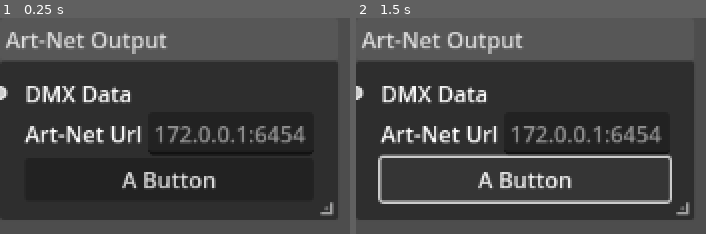
Above: before the commit, frames 1-2 (left to right).
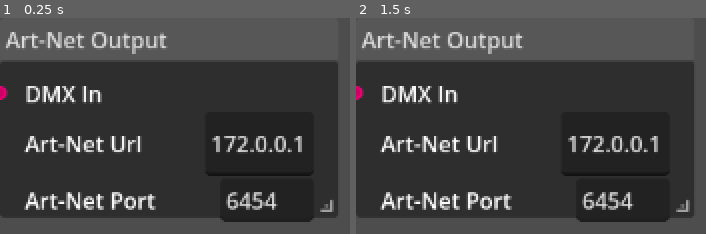
Above: after the commit, the same moments.

Repository: SpectrumPro/Spectrum
Game: Godot game, scene res://Nodes/ART_NET_output.tscn
Two runs of this game, one before a commit and one after it. Both use one fixed random seed, a clock stepped at 60 frames per second and the inputs below. This scene is started directly instead of the project's main scene.
Inputs (mouse positions are in pixels of both pictures, inside the frame that each line leads up to):
- Up to frame 1 (0.25 s): no input
- Up to frame 2 (1.5 s): click (524, 180) at 0.5 s, where only the run before the commit has a clickable "A Button"; click (524, 180) at 1.25 s, where only the run before the commit has a clickable "A Button"

The runs differ from the first frame. In frame 1, 9.6% of the frame differs, in the area x 0-96%, y 31-95%; in frame 2, 13%.

Commit message:
Improved artnet output node

Diff:
--- a/Nodes/ART_NET_output.gd
+++ b/Nodes/ART_NET_output.gd
@@ -2,29 +2,38 @@
 
 
 var udp_peer = PacketPeerUDP.new()
-var target_ip: String = "localhost"
-var target_port: int = 6454
+var target_ip = "172.0.0.1"
+var target_port = 6454
+
 var formatted_dmx_data = []
 var packet_id = 0
 var debug_index = 1
 
 func _ready():
-	udp_peer.connect_to_host("192.168.1.84", 6454)
+	connect_to_host()
+
+func connect_to_host():
+	udp_peer.close()
+	udp_peer.connect_to_host(target_ip, target_port)
 
 func _on_Control_close_request():
+	get_parent().delete(self)
 	queue_free()
+
+func node_process():
+	pass
 
 func receive(data, _slot):
 	formatted_dmx_data = []
 	for channel in range(1, 513):
 		formatted_dmx_data.append(data.dmx_channels.get(channel, 0))
+	send_artnet_packet(data.universe-1)
 	print(formatted_dmx_data)
-	send_artnet_packet(0, target_ip, target_port)
 
 func _on_Control_resize_request(new_minsize):
 	size = new_minsize
 
-func send_artnet_packet(universe, ip, port):
+func send_artnet_packet(universe):
 	# Construct Art-Net packet
 	var packet = PackedByteArray()
 
@@ -39,7 +48,7 @@
 
 	# ArtDMX packet
 	# Sequence Number
-	packet.append(100)
+	packet.append(0)
 
 	# Physical Port (Set to 0 if not needed)
 	packet.append(0)
@@ -58,10 +67,16 @@
 		packet.append(value)
 
 	# Send the packet
-	udp_peer.set_dest_address(ip, port)
+#	udp_peer.set_dest_address(ip, port)
+
 	udp_peer.put_packet(packet)
 
-	packet_id = (packet_id + packet_id) % 255
 
-func _on_button_pressed():
-	receive({"universe":1,"dmx_channels":{4:1}},0)
+
+func _on_url_text_submitted(new_text):
+	target_ip = new_text
+	connect_to_host()
+
+func _on_port_text_submitted(new_text):
+	target_port = int(new_text)
+	connect_to_host()
--- a/Nodes/ART_NET_output.tscn
+++ b/Nodes/ART_NET_output.tscn
@@ -4,17 +4,17 @@
 
 [node name="ARTNETOutput" type="GraphNode"]
 offset_right = 244.0
-offset_bottom = 146.0
+offset_bottom = 113.0
 title = "Art-Net Output"
 show_close = true
 resizable = true
 slot/0/left_enabled = true
 slot/0/left_type = 0
-slot/0/left_color = Color(1, 1, 1, 1)
+slot/0/left_color = Color(1, 0, 0.498039, 1)
 slot/0/left_icon = null
 slot/0/right_enabled = false
 slot/0/right_type = 0
-slot/0/right_color = Color(1, 0.356863, 0.356863, 1)
+slot/0/right_color = Color(1, 0, 0, 1)
 slot/0/right_icon = null
 slot/0/draw_stylebox = true
 slot/1/left_enabled = false
@@ -42,23 +42,38 @@
 
 [node name="Label" type="Label" parent="HBoxContainer2"]
 layout_mode = 2
-text = "DMX Data"
+text = "DMX In"
 
 [node name="HBoxContainer" type="HBoxContainer" parent="."]
 layout_mode = 2
+size_flags_vertical = 3
 
 [node name="Label" type="Label" parent="HBoxContainer"]
 layout_mode = 2
 text = "Art-Net Url"
 
-[node name="LineEdit" type="LineEdit" parent="HBoxContainer"]
+[node name="Url" type="LineEdit" parent="HBoxContainer"]
 layout_mode = 2
-placeholder_text = "172.0.0.1:6454"
+size_flags_horizontal = 10
+text = "172.0.0.1"
+placeholder_text = "172.0.0.1"
 expand_to_text_length = true
 
-[node name="Button" type="Button" parent="."]
+[node name="HBoxContainer3" type="HBoxContainer" parent="."]
 layout_mode = 2
-text = "A Button"
+size_flags_vertical = 3
+
+[node name="Label" type="Label" parent="HBoxContainer3"]
+layout_mode = 2
+text = "Art-Net Port"
+
+[node name="Port" type="LineEdit" parent="HBoxContainer3"]
+layout_mode = 2
+size_flags_horizontal = 10
+text = "6454"
+placeholder_text = "6454"
+expand_to_text_length = true
 
 [connection signal="close_request" from="." to="." method="_on_Control_close_request"]
-[connection signal="pressed" from="Button" to="." method="_on_button_pressed"]
+[connection signal="text_submitted" from="HBoxContainer/Url" to="." method="_on_url_text_submitted"]
+[connection signal="text_submitted" from="HBoxContainer3/Port" to="." method="_on_port_text_submitted"]
